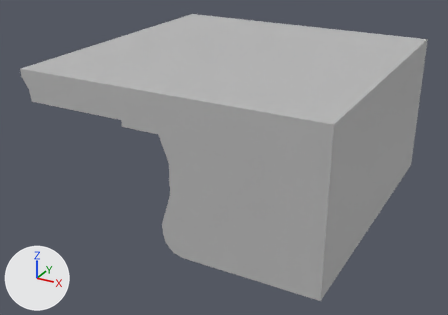
An edit to the FBX model pharaoh/Assets/Game/Scenes/graphics/Meshes/SM_plateform_edge.fbx, drawn before and after from the same camera.
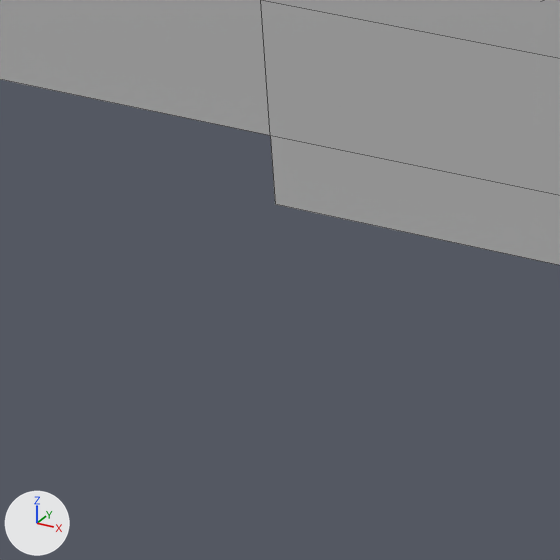
Old and new are each drawn whole from a camera (50 mm lens) standing at (1.86, -3.63, 2.02) and looking at (-0.06, -0.14, 0.28) and again close up on the part from 21% to 33% of the width and 34% to 51% of the height. The axes (+X, +Y, +Z) are drawn at lower left. The lights are the same throughout. The close-ups show mesh edges as thin lines. Where no turn or scale is listed for an object, it has been applied to the vertices.

Objects in the first close-up: 'SM_plateform_edge'.
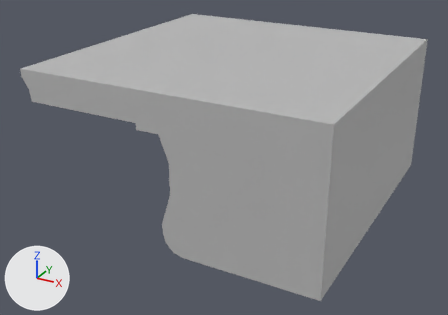
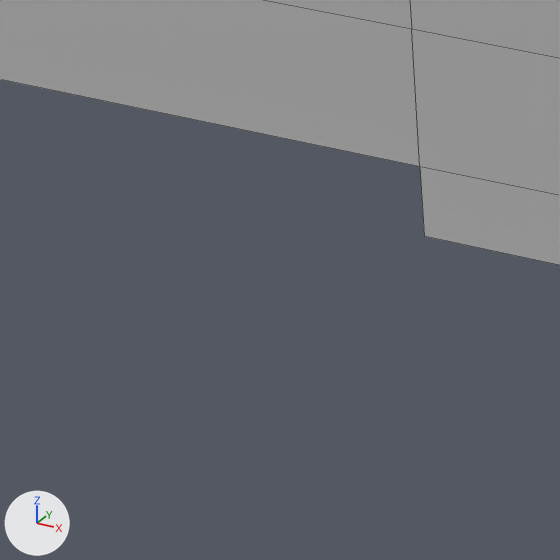
Where the change shows, as pixel boxes (x1, y1, x2, y2) in the close-ups (560 x 560 px; the box of a moved part takes in the faces that stretch with it):
part 1 of me_mesh, moved or reshaped: (257, 0, 560, 237) in both

What changed in the scene script:
```text
Change me_mesh:
    where me_mesh.from_pydata(...)  # 60 vertices, 59 faces; spans x -1.0..1.0, y -1.0..1.0, z 0.0..1.0
    used by ob_sm_plateform_edge; location = (0.0, 0.0, 0.0)
    me_mesh part 1: all 10 vertices in x -0.25, y -1.0..1.0, z 0.76..1.0 are moved by (0.1, 0.0, 0.0)
```
